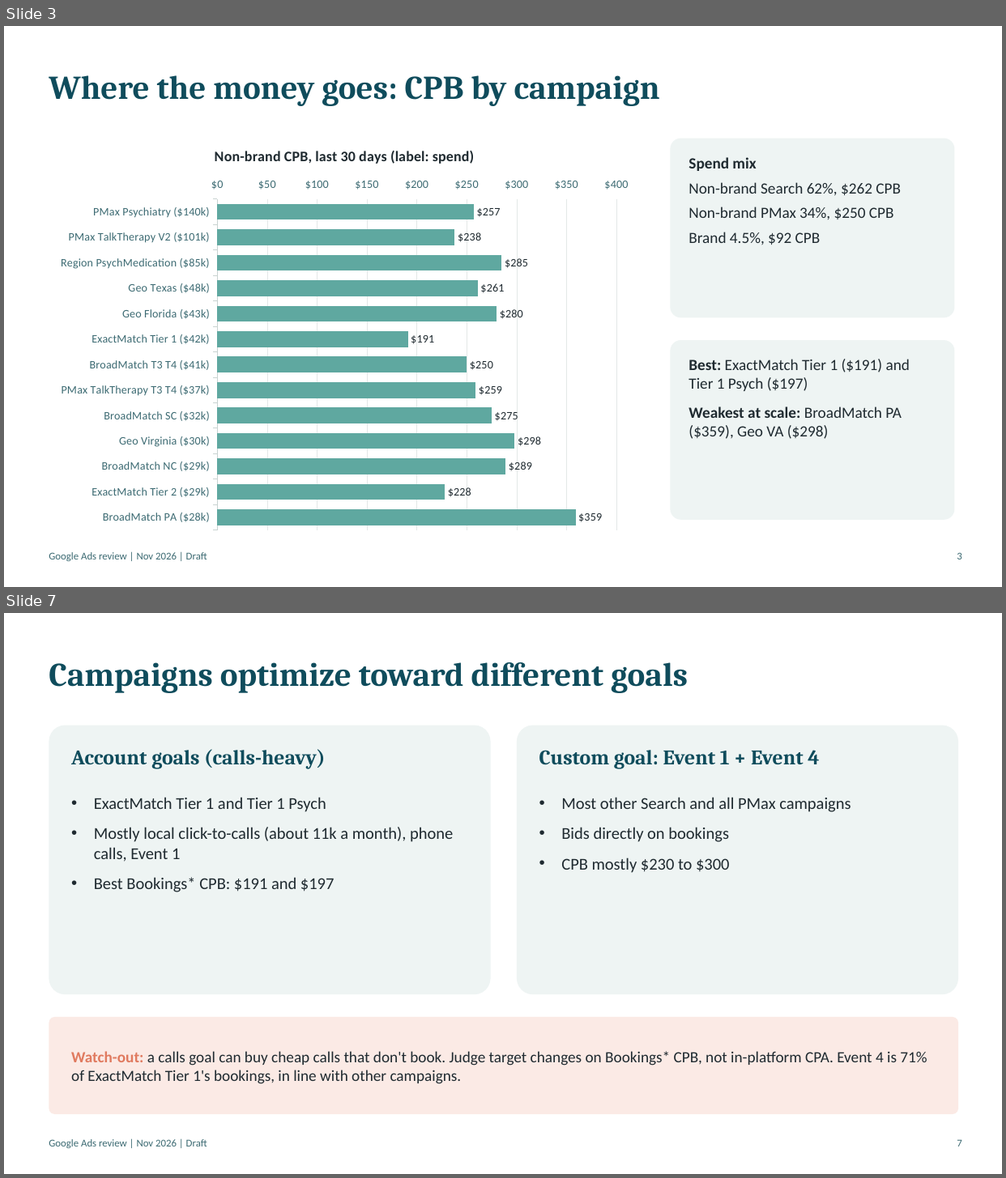
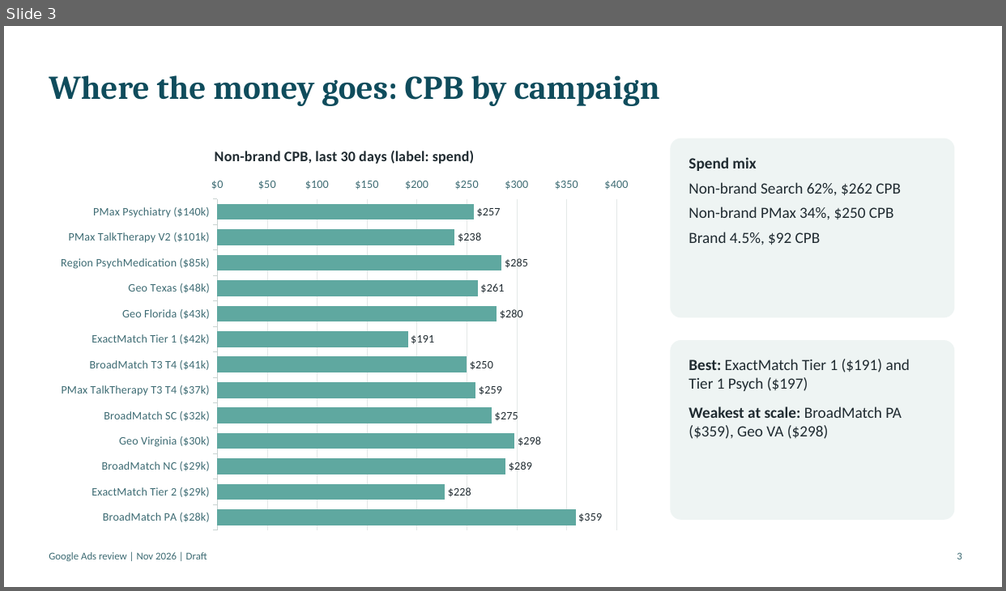
Before and after one commit to tomroberts-thriveworks/paid-media-hub, a slide deck: docs/audit/google-ads-review-nov-2026.pptx. Shown one above the other, each under a label of ours: slides 3 and 7 before the commit, slide 3 after it; the slides between them are not shown. The pictures are 1006x1178 and 1006x591 pixels, drawn with LibreOffice and Linux fonts; fonts in the diff are those of the drawing. Boxes give left, top, right and bottom in pixels: in the first picture for what was removed or moved away, otherwise in the second. Text is boxed around its words. In the diff, an @@ line names an element or a change of style, - is before the commit and + after.

```diff
--- a/docs/audit/google-ads-review-nov-2026.pptx
+++ b/docs/audit/google-ads-review-nov-2026.pptx
@@ slide 7 removed at [4, 613, 1002, 1174], background #FFFFFF @@
@@ text removed at [49, 662, 688, 693] @@
-Campaigns optimize toward different goals
@@ rounded rectangle removed at [49, 726, 491, 995] @@
@@ rounded rectangle removed at [517, 726, 958, 995] @@
@@ text removed at [71, 749, 325, 769] @@
-Account goals (calls-heavy)
@@ text removed at [539, 750, 819, 769] @@
-Custom goal: Event 1 + Event 4
@@ text removed at [94, 797, 453, 892] @@
-• ExactMatch Tier 1 and Tier 1 Psych
-• Mostly local click-to-calls (about 11k a month), phone calls, Event 1
-• Best Bookings* CPB: $191 and $197
@@ text removed at [561, 797, 850, 873] @@
-• Most other Search and all PMax campaigns
-• Bids directly on bookings
-• CPB mostly $230 to $300
@@ rounded rectangle removed at [49, 1017, 958, 1114] @@
@@ text removed at [71, 1051, 927, 1084] @@
-Watch-out: a calls goal can buy cheap calls that don't book. Judge target changes on Bookings* CPB, not in-platform CPA. Event 4 is 71% of ExactMatch Tier 1's bookings, in line with other campaigns.
@@ text removed at [49, 1139, 207, 1148] @@
-Google Ads review | Nov 2026 | Draft
@@ text removed at [957, 1139, 961, 1147] @@
-7
```
Also in this commit, not shown: 6 slides changed, 8 slides added, 5 other slides removed, 2 other files.
